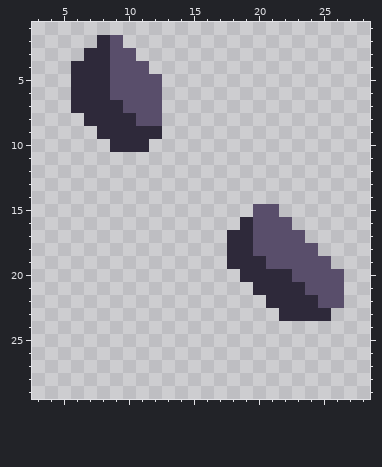
Edited in one commit: pixel-art sprite (sprites/blocks/environment/ore-obsidian3.png). The picture above was drawn from the file before the commit.
The file is 32x32 pixels. Shown: x 3..28, y 1..29. The old version is drawn lined up with the new one.
The result:
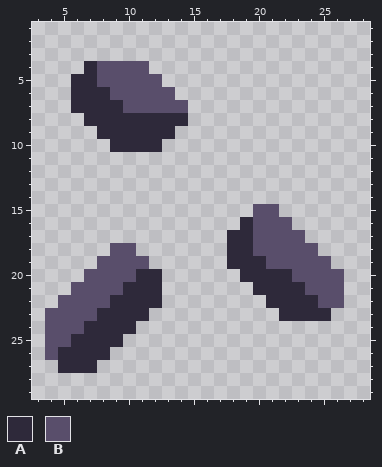
Palette (. is transparent): A #2e293a  B #594e6b
Edits made:
drawings rearranged on the sheet (the old picture shows each at its new place; 1 dropped ones are not shown)
y 2: x 8..9 AB -> ..
y 3: x 7..10 AABB -> ....
y 4: x 6 A -> .; x 8 A -> B
y 5: x 8 A -> B
y 6: x 13 . -> B
y 7: x 13..14 .. -> BB
y 8: x 11..14 BB.. -> AAAA
y 9: x 13 . -> A
y 10: x 12 . -> A
y 18: x 9..10 .. -> BB
y 19: x 8..11 .... -> BBBB
y 20: x 7..12 ...... -> BBBBAA
y 21: x 6..12 ....... -> BBBBAAA
y 22: x 5..12 ........ -> BBBBAAAA
y 23: x 4..11 ........ -> BBBBAAAA
y 24: x 4..10 ....... -> BBBAAAA
y 25: x 4..9 ...... -> BBAAAA
y 26: x 4..8 ..... -> BAAAA
y 27: x 5..7 ... -> AAA
